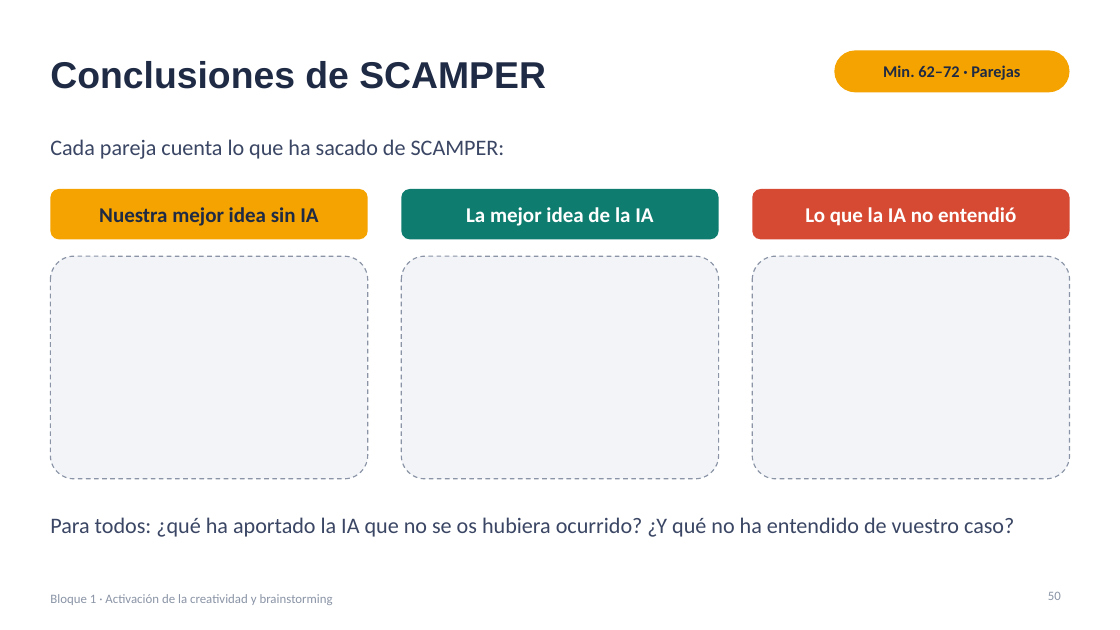
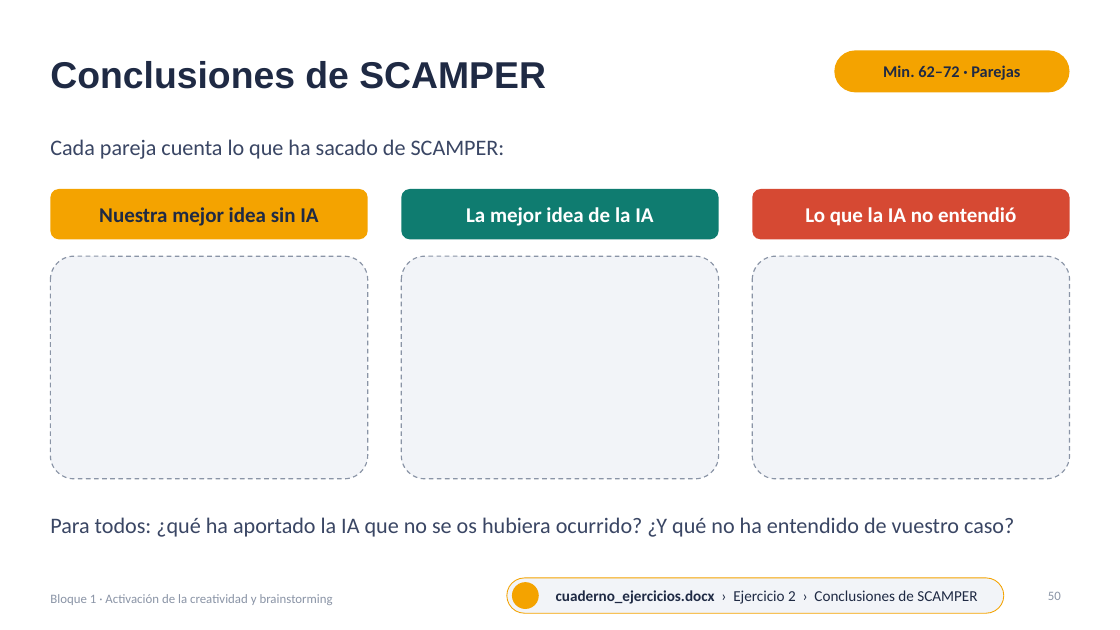
Before and after one commit to jjnieto/creatividad-ofimatica-ia, a slide deck: slide 50 of diapositivas/Curso.pptx. Drawn at 1120x630 pixels with LibreOffice and Linux fonts; fonts in the diff are those of the drawing; background and template pictures are left out. Boxes give left, top, right and bottom in pixels: in the first picture for what was removed or moved away, otherwise in the second. Text is boxed around its words. In the diff, an @@ line names an element or a change of style, - is before the commit and + after.

```diff
--- a/diapositivas/Curso.pptx
+++ b/diapositivas/Curso.pptx
@@ rounded rectangle added at (507, 578, 1004, 613), fill #F2F4F8, outline #F4A300 0.75 pt, 13 pt, text #1F2A44 @@
+cuaderno_ejercicios.docx › Ejercicio 2 › Conclusiones de SCAMPER
@@ ellipse added at (512, 582, 539, 609), fill #F4A300 @@
```
Also in this commit, not shown: 32 other slides changed, 1 other file.
